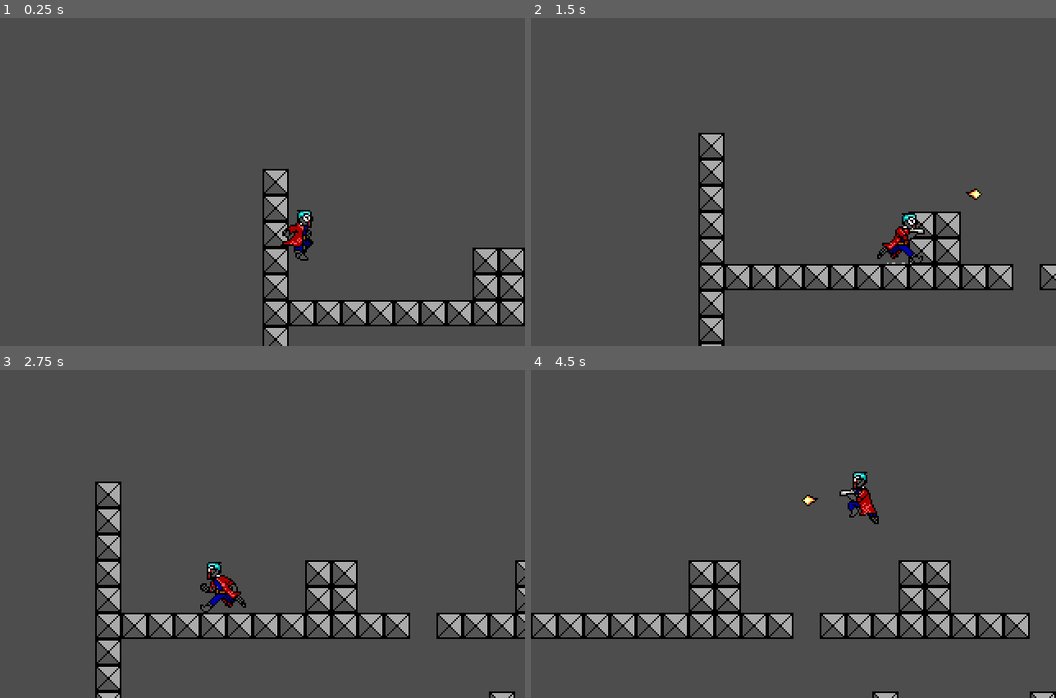
Above: before the commit, frames 1-4 (two rows, left to right).
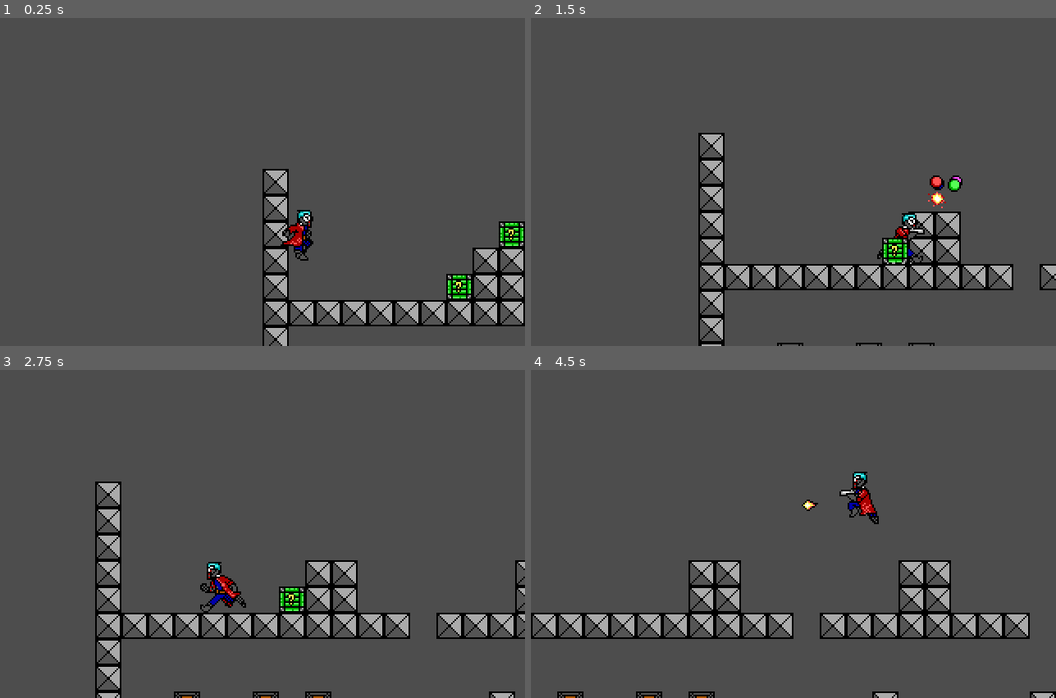
Above: after the commit, the same moments.

Repository: jucarave/nullfire
Game: Godot game, scene res://scenes/test_scene.tscn
The game is run twice, just before and just after one commit, with the same random seed, the same clock (stepped at 60 frames per second) and the same inputs. The project has no main scene, so this scene is started directly.
Inputs:
- Up to frame 1 (0.25 s): no input
- Up to frame 2 (1.5 s): hold Right (right) from 0.53 s (still down); tap D (jump) at 0.6, 0.77, 1.07 s; tap A (shoot) at 1.35 s
- Up to frame 3 (2.75 s): tap D (jump) at 1.52, 1.55, 1.82, 2.1 s; release Right (right) at 2.03 s; hold Left (left) from 2.03 s (still down)
- Up to frame 4 (4.5 s): release Left (left) at 2.78 s; hold Right (right) 2.78-4.28 s; tap A (shoot) at 2.85, 4.35 s; tap D (jump) at 3.02, 3.05, 3.32, 3.6, 3.77, 4.07 s; hold Left (left) from 4.28 s (still down)

The runs differ from the first frame. In frame 1, 0.8% of the frame differs, in the area x 85-100%, y 62-86%; in frame 2, 0.8%; in frame 3, 0.6%; in frame 4, 0.3%.

Commit message:
feat: add crates that can be detroyed
For now they spawn a particle system when they get destroyed

Diff:
--- a/entities/camera.gd
+++ b/entities/camera.gd
@@ -4,7 +4,7 @@
 const HORIZONTAL_DEAD_ZONE: float = 64
 const VERTICAL_OFFSET: float = 32
 
-var last_platform_y: float = -1
+var last_platform_y: float = -1                                # This let us know which was the last platform the player stayed on in order to lerp there even if the player has jumped again
 
 @export var player: Player
 @export var follow_speed: float = 128
--- /dev/null
+++ b/entities/effects/destroyed_particles.gd
@@ -0,0 +1,29 @@
+extends Node2D
+class_name DestroyedParticles
+
+const GRAVITY: float = 10
+
+var speeds: Array[Vector2]                         # Instead of creating classes for the sprites I just keep their speeds here
+var time_to_live: float = 1                        # In seconds, how long to destroy the particles
+
+@export var particles: Array[Sprite2D]             # Sprites used to animate the effect, it should only be 4
+
+func _ready() -> void:
+	speeds = [
+		Vector2(32, -256),
+		Vector2(16, -200),
+		Vector2(-32, -200),
+		Vector2(-48, -256),
+	]
+
+func _process(delta: float) -> void:
+	var i: int = 0
+	for particle: Sprite2D in particles:
+		speeds[i].y += GRAVITY
+		particle.position += speeds[i] * delta
+
+		i += 1
+
+	time_to_live -= delta
+	if time_to_live <= 0:
+		queue_free()
--- /dev/null
+++ b/entities/effects/destroyed_particles.tscn
@@ -0,0 +1,40 @@
+[gd_scene load_steps=3 format=3 uid="uid://d0kr5ktsjd28d"]
+
+[ext_resource type="Texture2D" uid="uid://dfiig7qvtyec0" path="res://sprites/items.png" id="1_mpgar"]
+[ext_resource type="Script" uid="uid://cooqxkw8t26ty" path="res://entities/effects/destroyed_particles.gd" id="1_r4shj"]
+
+[node name="DestroyedParticles" type="Node2D" node_paths=PackedStringArray("particles")]
+script = ExtResource("1_r4shj")
+particles = [NodePath("Particle"), NodePath("Particle2"), NodePath("Particle3"), NodePath("Particle4")]
+
+[node name="Particle" type="Sprite2D" parent="."]
+texture_filter = 1
+texture_repeat = 1
+position = Vector2(2, 1)
+texture = ExtResource("1_mpgar")
+region_enabled = true
+region_rect = Rect2(64, 0, 8, 8)
+
+[node name="Particle2" type="Sprite2D" parent="."]
+texture_filter = 1
+texture_repeat = 1
+position = Vector2(3, -2)
+texture = ExtResource("1_mpgar")
+region_enabled = true
+region_rect = Rect2(72, 0, 8, 8)
+
+[node name="Particle3" type="Sprite2D" parent="."]
+texture_filter = 1
+texture_repeat = 1
+position = Vector2(-3, -3)
+texture = ExtResource("1_mpgar")
+region_enabled = true
+region_rect = Rect2(64, 8, 8, 8)
+
+[node name="Particle4" type="Sprite2D" parent="."]
+texture_filter = 1
+texture_repeat = 1
+position = Vector2(-3, 1)
+texture = ExtResource("1_mpgar")
+region_enabled = true
+region_rect = Rect2(72, 8, 8, 8)
--- /dev/null
+++ b/entities/items/crate.gd
@@ -0,0 +1,19 @@
+extends StaticBody2D
+
+class_name Crate
+
+@export var frame: int = 0                                  # Passed down to the sprite, allow us to change the appearance of the sprite
+@export var destroyed_particles: PackedScene                # Particles to spawn once the box is destroyed
+
+@onready var sprite: AnimatedSprite2D = $AnimatedSprite2D
+
+func _ready() -> void:
+	sprite.frame = frame
+
+# Removes the crate and spawns a particle effect at the position
+func destroy() -> void:
+	var particle: DestroyedParticles = destroyed_particles.instantiate()
+	particle.global_position = global_position
+	get_tree().root.add_child(particle)
+
+	queue_free()
--- /dev/null
+++ b/entities/items/crate.tscn
@@ -0,0 +1,61 @@
+[gd_scene load_steps=10 format=3 uid="uid://c6rt5iatvhxl0"]
+
+[ext_resource type="Script" uid="uid://yigx186i8gno" path="res://entities/items/crate.gd" id="1_5r385"]
+[ext_resource type="Texture2D" uid="uid://dfiig7qvtyec0" path="res://sprites/items.png" id="1_ahha3"]
+[ext_resource type="PackedScene" uid="uid://d0kr5ktsjd28d" path="res://entities/effects/destroyed_particles.tscn" id="2_8p161"]
+
+[sub_resource type="AtlasTexture" id="AtlasTexture_5r385"]
+atlas = ExtResource("1_ahha3")
+region = Rect2(0, 0, 16, 16)
+
+[sub_resource type="AtlasTexture" id="AtlasTexture_8p161"]
+atlas = ExtResource("1_ahha3")
+region = Rect2(16, 0, 16, 16)
+
+[sub_resource type="AtlasTexture" id="AtlasTexture_hvcov"]
+atlas = ExtResource("1_ahha3")
+region = Rect2(32, 0, 16, 16)
+
+[sub_resource type="AtlasTexture" id="AtlasTexture_pwyfy"]
+atlas = ExtResource("1_ahha3")
+region = Rect2(48, 0, 16, 16)
+
+[sub_resource type="SpriteFrames" id="SpriteFrames_fsbtl"]
+animations = [{
+"frames": [{
+"duration": 1.0,
+"texture": SubResource("AtlasTexture_5r385")
+}, {
+"duration": 1.0,
+"texture": SubResource("AtlasTexture_8p161")
+}, {
+"duration": 1.0,
+"texture": SubResource("AtlasTexture_hvcov")
+}, {
+"duration": 1.0,
+"texture": SubResource("AtlasTexture_pwyfy")
+}],
+"loop": false,
+"name": &"default",
+"speed": 0.0
+}]
+
+[sub_resource type="RectangleShape2D" id="RectangleShape2D_q1ysl"]
+size = Vector2(16, 16)
+
+[node name="Crate" type="StaticBody2D"]
+collision_layer = 2
+collision_mask = 0
+script = ExtResource("1_5r385")
+destroyed_particles = ExtResource("2_8p161")
+
+[node name="AnimatedSprite2D" type="AnimatedSprite2D" parent="."]
+texture_filter = 1
+texture_repeat = 1
+position = Vector2(0, -8)
+sprite_frames = SubResource("SpriteFrames_fsbtl")
+speed_scale = 0.0
+
+[node name="CollisionShape2D" type="CollisionShape2D" parent="."]
+position = Vector2(0, -8)
+shape = SubResource("RectangleShape2D_q1ysl")
--- a/entities/player.tscn
+++ b/entities/player.tscn
@@ -404,7 +404,7 @@
 texture_filter = 1
 texture_repeat = 1
 sprite_frames = SubResource("SpriteFrames_e4p34")
-animation = &"run_l_gun_aim"
+animation = &"idle_r_gun"
 
 [node name="CollisionShape2D" type="CollisionShape2D" parent="."]
 position = Vector2(0, 0.5)
@@ -417,7 +417,7 @@
 max_results = 1
 
 [node name="ProjectileSpawnPoint" type="Node2D" parent="."]
-position = Vector2(16, -4)
+position = Vector2(16, -1)
 
 [node name="DustParticlesSpawnPoint" type="Node2D" parent="."]
 position = Vector2(0, 16)
--- a/entities/projectile.gd
+++ b/entities/projectile.gd
@@ -34,7 +34,10 @@
 	on_destroy.emit()
 	queue_free()
 
-func _on_body_entered(_body: Node2D) -> void:
+func _on_body_entered(body: Node2D) -> void:
+	if body is Crate:
+		(body as Crate).destroy()
+
 	spawn_collision_particles()
 	destroy()
 
--- a/entities/projectile.tscn
+++ b/entities/projectile.tscn
@@ -8,6 +8,7 @@
 size = Vector2(10, 7)
 
 [node name="Projectile" type="Area2D"]
+collision_mask = 3
 script = ExtResource("1_jfshl")
 collision_particles_scene = ExtResource("2_jnjrb")
 
--- a/scenes/test_scene.tscn
+++ b/scenes/test_scene.tscn
@@ -1,8 +1,9 @@
-[gd_scene load_steps=4 format=3 uid="uid://7115xnc7gxmy"]
+[gd_scene load_steps=5 format=3 uid="uid://7115xnc7gxmy"]
 
 [ext_resource type="PackedScene" uid="uid://bp5i70pyp0jr0" path="res://entities/player.tscn" id="1_j8ivh"]
 [ext_resource type="PackedScene" uid="uid://bgbphhhxbtoby" path="res://tile_maps/test_tile_map.tscn" id="1_nd71p"]
 [ext_resource type="PackedScene" uid="uid://co3pk1lrdl1hi" path="res://entities/camera.tscn" id="3_nd71p"]
+[ext_resource type="PackedScene" uid="uid://c6rt5iatvhxl0" path="res://entities/items/crate.tscn" id="4_7ddre"]
 
 [node name="TestScene" type="Node2D"]
 
@@ -13,3 +14,21 @@
 
 [node name="Camera" parent="." node_paths=PackedStringArray("player") instance=ExtResource("3_nd71p")]
 player = NodePath("../Player")
+
+[node name="Crate" parent="." instance=ExtResource("4_7ddre")]
+position = Vector2(120, 80)
+
+[node name="Crate2" parent="." instance=ExtResource("4_7ddre")]
+position = Vector2(152, 48)
+
+[node name="Crate3" parent="." instance=ExtResource("4_7ddre")]
+position = Vector2(136, 144)
+frame = 1
+
+[node name="Crate4" parent="." instance=ExtResource("4_7ddre")]
+position = Vector2(104, 144)
+frame = 1
+
+[node name="Crate5" parent="." instance=ExtResource("4_7ddre")]
+position = Vector2(56, 144)
+frame = 1
Not shown, changed: design/tasks.txt
Not shown, added: entities/effects/destroyed_particles.gd.uid
Not shown, added: entities/items/crate.gd.uid
Binary file added: sprites/items.png
Not shown, added: sprites/items.png.import
Binary file changed: sprites/red_strike.png
